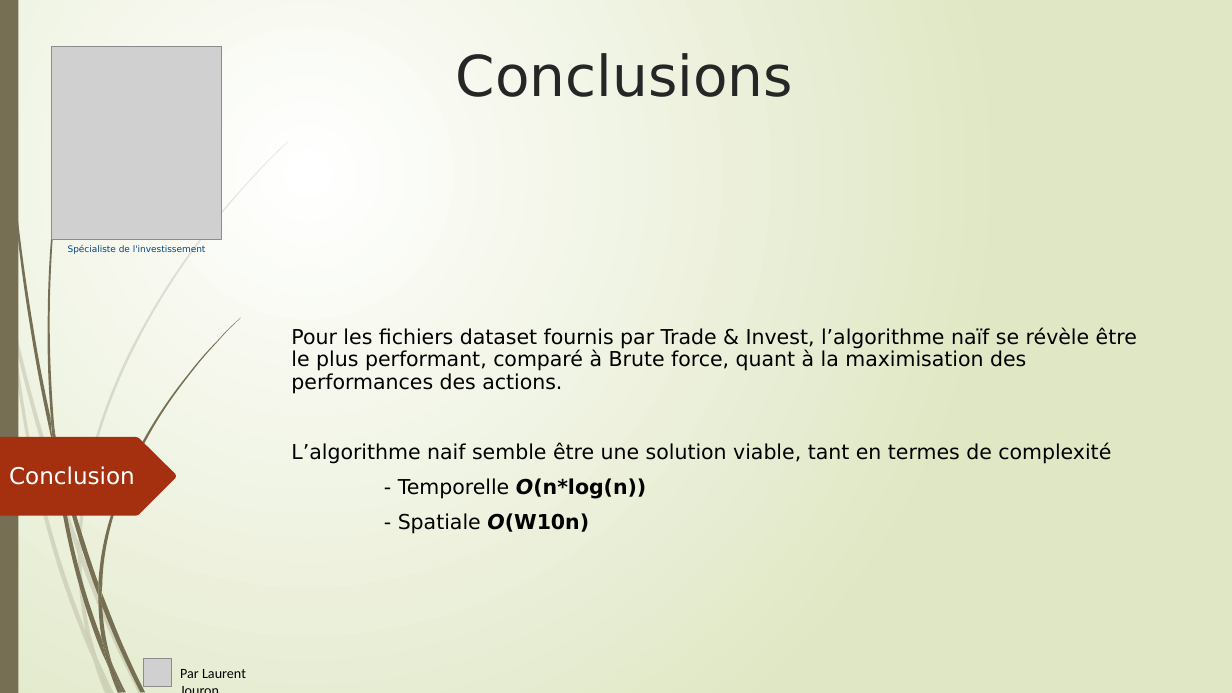
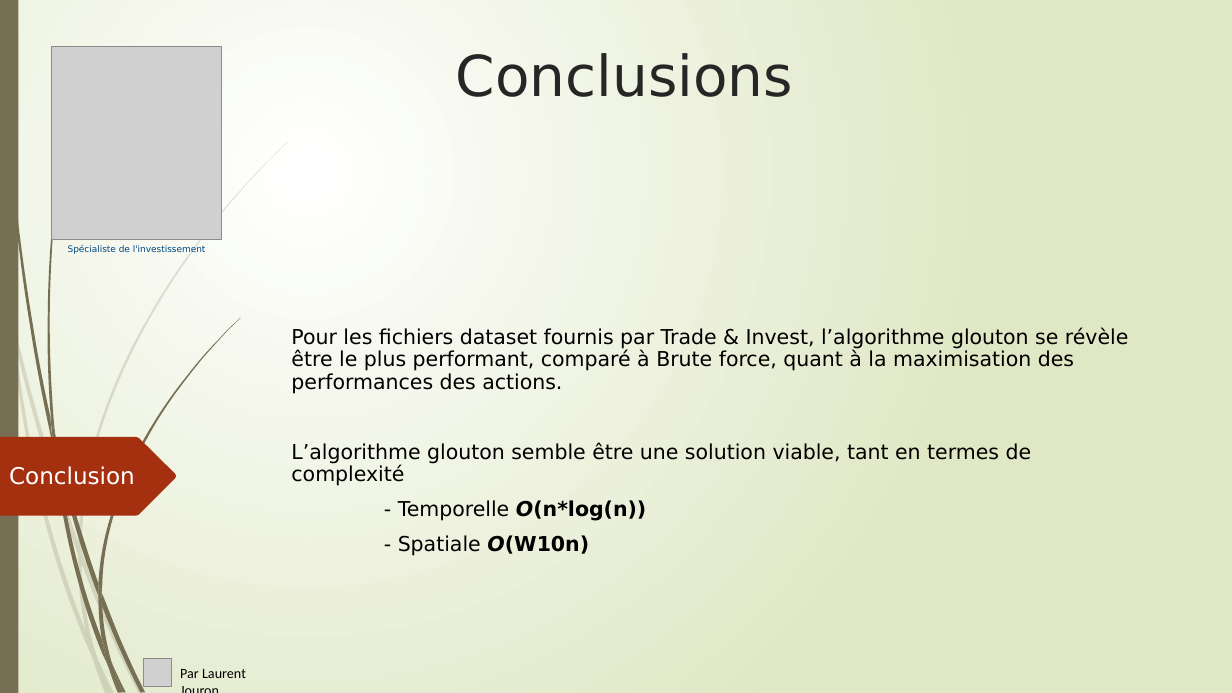
Before and after one commit to LaurentJouron/Python_algo_invest_trade, a slide deck: slide 20 of pptx/algo invest.pptx (slide 19 before the commit). Drawn at 1232x693 pixels with LibreOffice and Linux fonts; fonts in the diff are those of the drawing; grey boxes stand for pictures. Boxes give left, top, right and bottom in pixels: in the first picture for what was removed or moved away, otherwise in the second. Text is boxed around its words. In the diff, an @@ line names an element or a change of style, - is before the commit and + after.

```diff
--- a/pptx/algo invest.pptx
+++ b/pptx/algo invest.pptx
@@ text at (291,328,1129,486): text changed @@
-Pour les fichiers dataset fournis par Trade & Invest, l’algorithme naïf se révèle être le plus performant, comparé à Brute force, quant à la maximisation des performances des actions.
-L’algorithme naif semble être une solution viable, tant en termes de complexité
+Pour les fichiers dataset fournis par Trade & Invest, l’algorithme glouton se révèle être le plus performant, comparé à Brute force, quant à la maximisation des performances des actions.
+L’algorithme glouton semble être une solution viable, tant en termes de complexité
```
Also in this commit, not shown: 2 other slides changed, 1 slide added, 2 other files.
